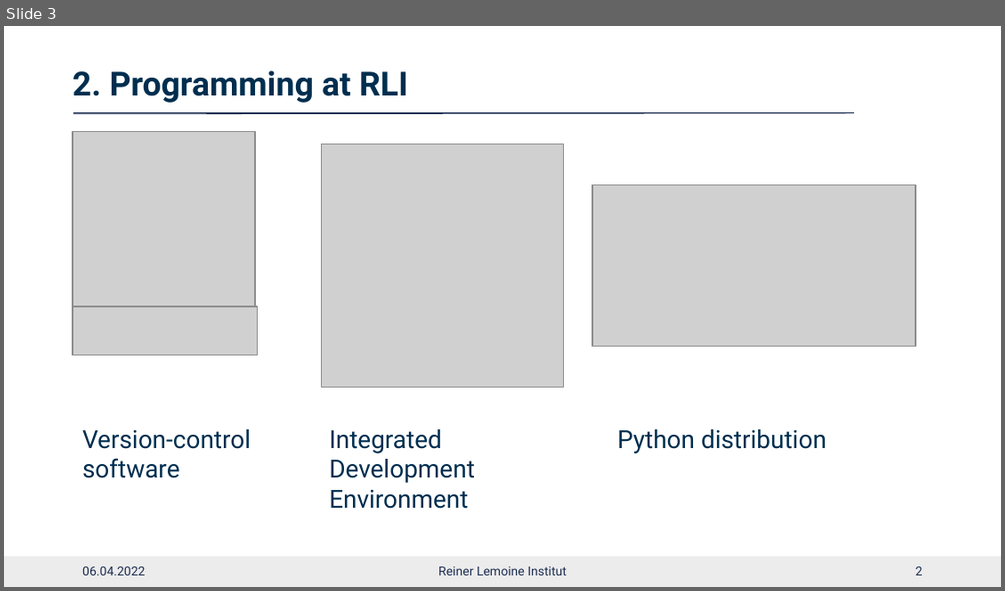
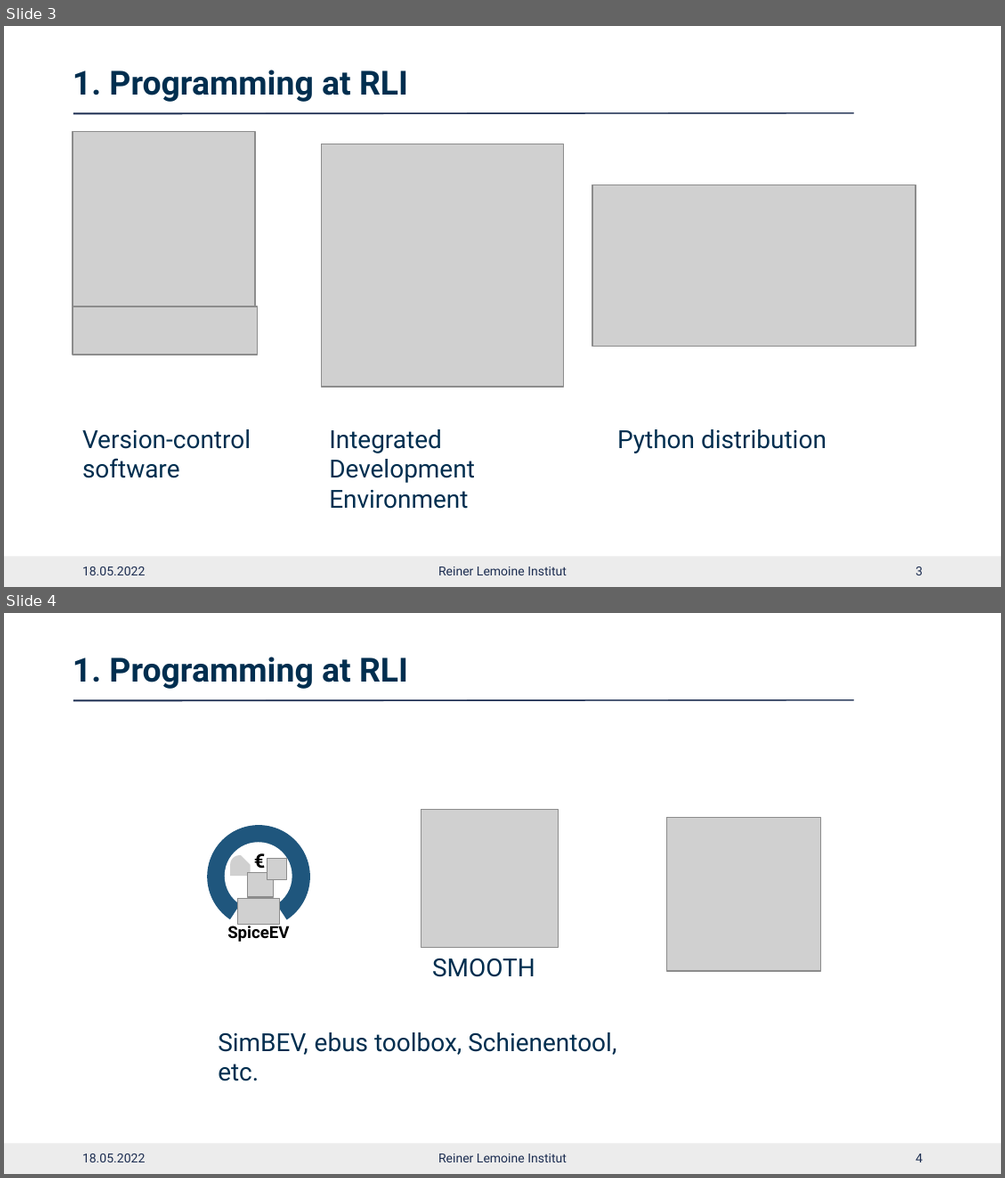
Before and after one commit to rl-institut/workshop, a slide deck: learn-python/presentations/2022-04-05_python_intro_draft.pptx. Shown one above the other, each under a label of ours: slide 3 before the commit, slides 3 and 4 after it. The pictures are 1005x591 and 1005x1178 pixels, drawn with LibreOffice and Linux fonts; fonts in the diff are those of the drawing; grey boxes stand for pictures; background and template pictures are left out. Boxes give left, top, right and bottom in pixels: in the first picture for what was removed or moved away, otherwise in the second. Text is boxed around its words. In the diff, an @@ line names an element or a change of style, - is before the commit and + after.

```diff
--- a/learn-python/presentations/2022-04-05_python_intro_draft.pptx
+++ b/learn-python/presentations/2022-04-05_python_intro_draft.pptx
@@ slide 4 added at (x1=4, y1=613, x2=1001, y2=1174), background #FFFFFF; not listed: 3 template elements that a slide beside it also shows @@
@@ text added at (x1=73, y1=657, x2=408, y2=689), 24 pt, text #002E4F, bold @@
+1. Programming at RLI
@@ picture added at (x1=421, y1=810, x2=558, y2=947) @@
@@ picture added at (x1=667, y1=818, x2=820, y2=971) @@
@@ group added at (x1=207, y1=826, x2=310, y2=941): 4 pictures, 2 ellipses, 2 texts, 1 triangle @@
+SpiceEV
+€
@@ text added at (x1=422, y1=947, x2=624, y2=987), 18 pt, text #002E4F @@
+SMOOTH
@@ text added at (x1=432, y1=957, x2=535, y2=977), 12 pt, text #FFFFFF, bold @@
+SMOOTH
@@ text added at (x1=218, y1=1032, x2=616, y2=1081), 18 pt, text #002E4F @@
+SimBEV, ebus toolbox, Schienentool, etc.
@@ text added at (x1=82, y1=1153, x2=145, y2=1162), 9 pt, text #1C2D51 @@
+18.05.2022
@@ text added at (x1=438, y1=1153, x2=566, y2=1162), 9 pt, text #1C2D51 @@
+Reiner Lemoine Institut
@@ page number added at (x1=915, y1=1153, x2=922, y2=1162), 9 pt, text #1C2D51 @@
+4
@@ slide 3 changed as well @@
@@ text at (x1=73, y1=70, x2=408, y2=102): text changed @@
-2. Programming at RLI
+1. Programming at RLI
@@ line (73, 114) - (853, 112): stroke #1C2D51 0.5 pt to #1C2D51 0.75 pt @@
@@ line (73, 112) - (853, 112): stroke #1C2D51 0.5 pt to #1C2D51 0.75 pt @@
@@ text at (x1=82, y1=566, x2=145, y2=575): text changed @@
-06.04.2022
+18.05.2022
@@ page number at (x1=915, y1=566, x2=922, y2=575): text changed @@
-2
+3
```
Also in this commit, not shown: 3 other slides changed, 1 other slide added, 3 slides removed.
